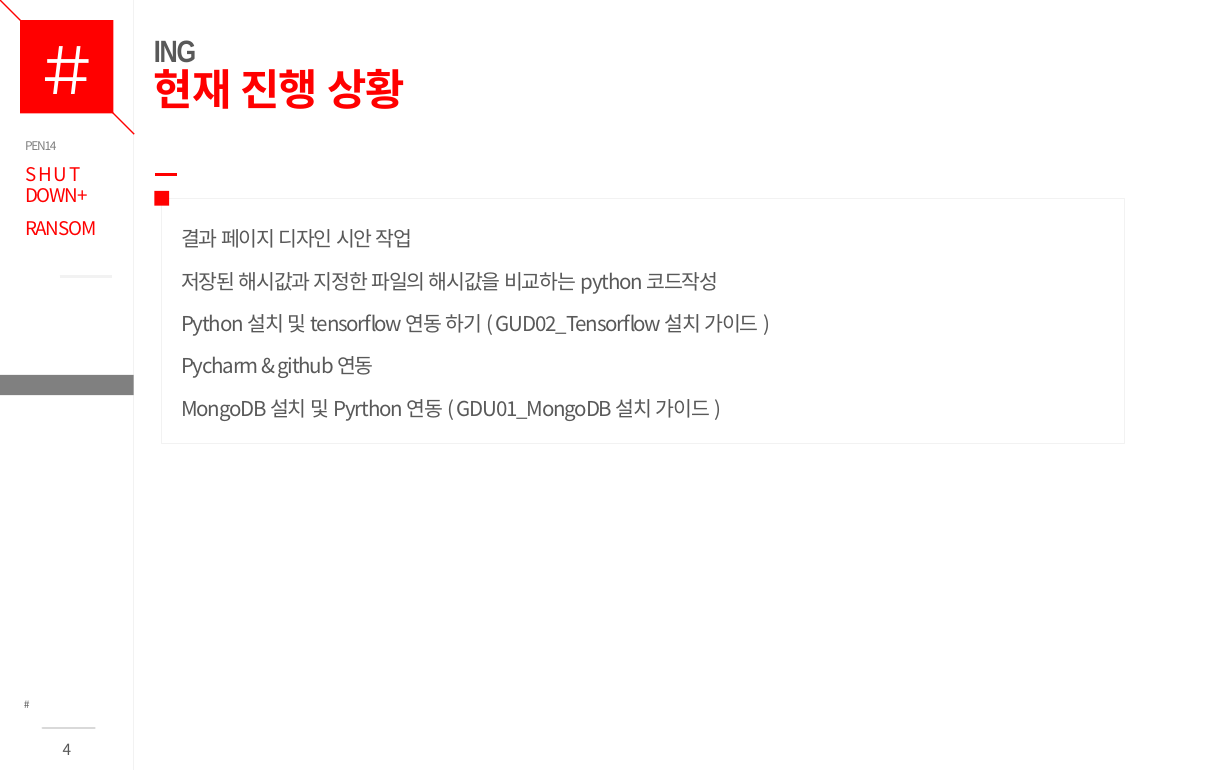
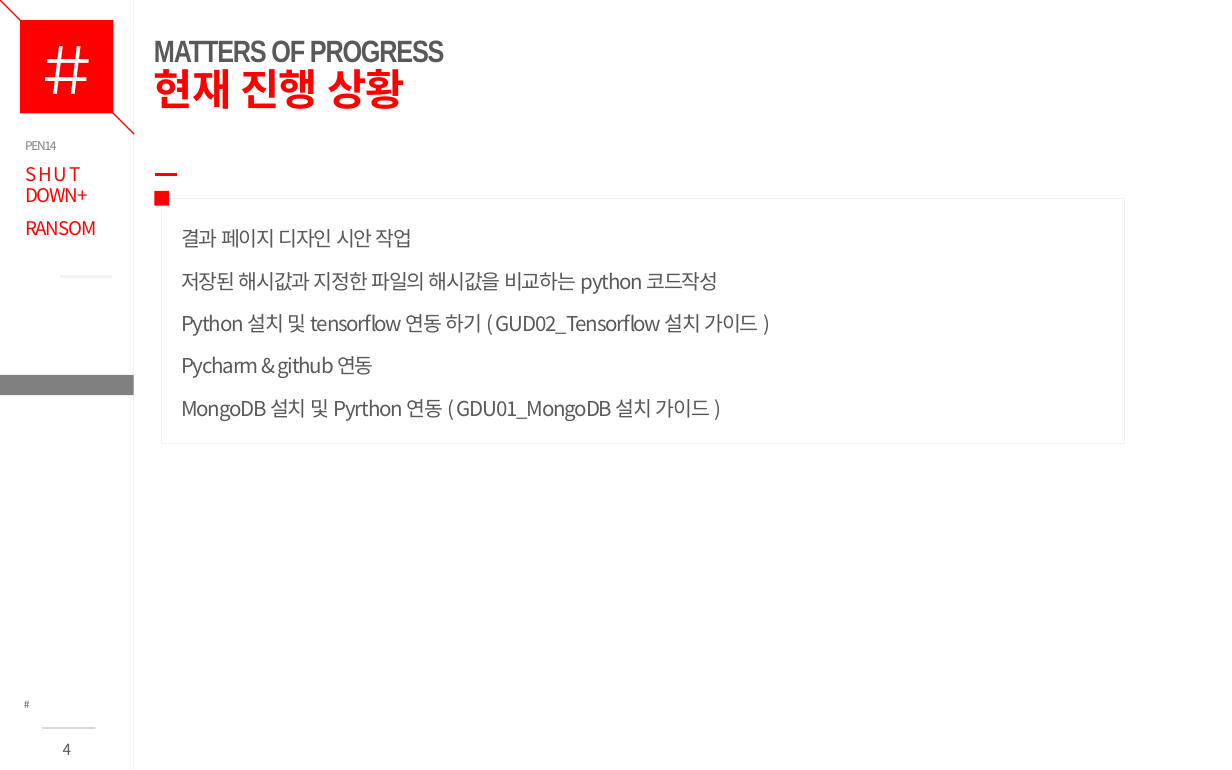
Before and after one commit to annie522/kitri, a slide deck: slide 4 of PROJ_DOC/MAN02.일정관리/shutdown_일간보고_20170705v0.1.pptx. Drawn at 1232x770 pixels with LibreOffice and Linux fonts; fonts in the diff are those of the drawing. Boxes give left, top, right and bottom in pixels: in the first picture for what was removed or moved away, otherwise in the second. Text is boxed around its words. In the diff, an @@ line names an element or a change of style, - is before the commit and + after.

Commit message:
HY

```diff
--- a/PROJ_DOC/MAN02.일정관리/shutdown_일간보고_20170705v0.1.pptx
+++ b/PROJ_DOC/MAN02.일정관리/shutdown_일간보고_20170705v0.1.pptx
@@ title at (154,40,445,109): text changed; size 25 to 18 pt; text colour #FF0000 to #595959 @@
-ING
-현재 진행 상황
+MATTERS OF PROGRESS
+현재 진행 상황
```
Also in this commit, not shown: 2 other slides changed.
